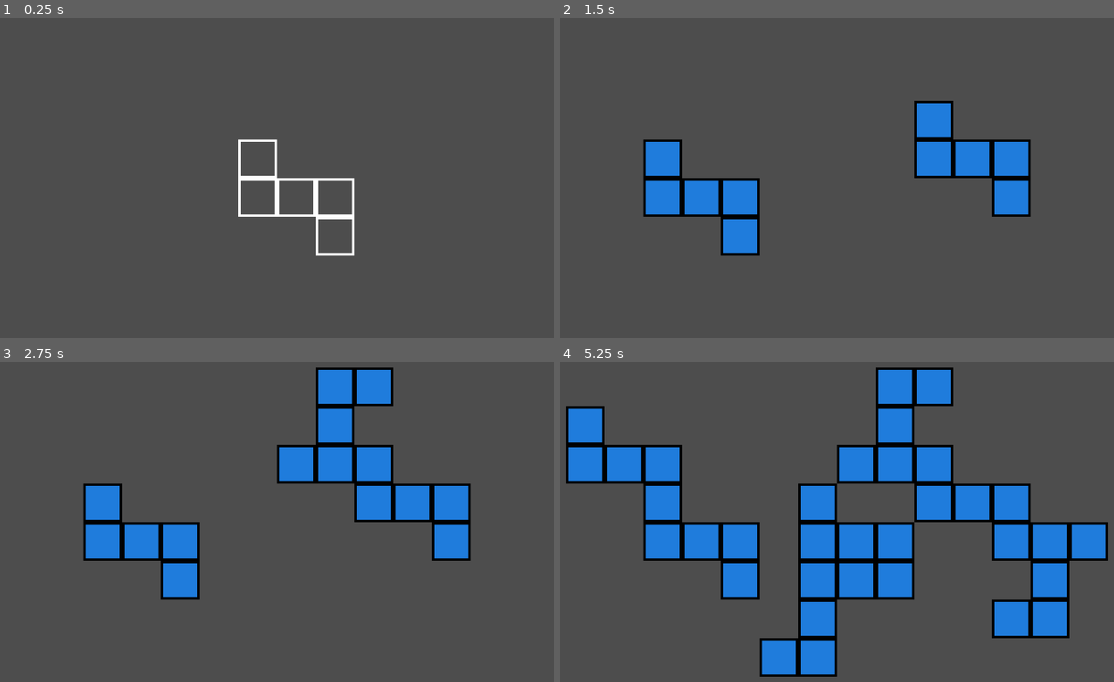
Above: before the commit, frames 1-4 (two rows, left to right).
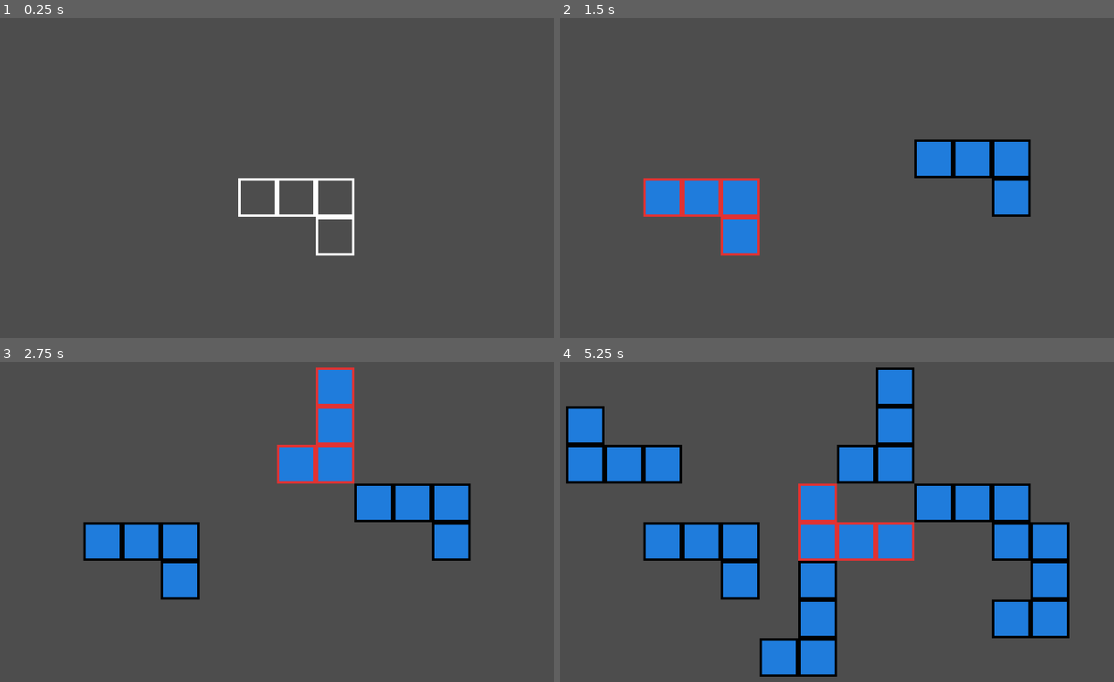
Above: after the commit, the same moments.

Repository: bthaus/Tea-Rex
Game: Godot game, scene res://game_board.tscn
The game is run twice, just before and just after one commit, with the same random seed, the same clock (stepped at 60 frames per second) and the same inputs. The project has no main scene, so this scene is started directly.
Inputs (mouse positions are in pixels of both pictures, inside the frame that each line leads up to):
- Up to frame 1 (0.25 s): no input
- Up to frame 2 (1.5 s): tap Enter at 0.5 s; move the mouse to (992, 162) at 0.52 s; click (992, 162) at 0.6 s; tap Space at 1.25 s; move the mouse to (698, 200) at 1.27 s; click (698, 200) at 1.35 s
- Up to frame 3 (2.75 s): tap Enter at 2 s; move the mouse to (349, 438) at 2.02 s; right-click (349, 438) at 2.1 s; click (349, 438) at 2.3 s
- Up to frame 4 (5.25 s): tap Space at 2.75, 4.25 s; move the mouse to (803, 602) at 2.77 s; click (803, 602) at 2.85 s; tap Enter at 3.5 s; move the mouse to (1047, 582) at 3.52 s; click (1047, 582) at 3.6 s; move the mouse to (626, 464) at 4.27 s; right-click (626, 464) at 4.35 s; click (626, 464) at 4.55 s; move the mouse to (870, 525) at 5.02 s; click (870, 525) at 5.1 s

The runs differ from the first frame. In frame 1, 0.2% of the frame differs, in the area x 42-51%, y 37-51%; in frame 2, 2.7%; in frame 3, 3.5%; in frame 4, 6.1%, in the area x 14-99%, y 1-75%.

Commit message:
feat: added placement restriction + preview

Diff:
--- a/game_board.gd
+++ b/game_board.gd
@@ -1,24 +1,30 @@
 extends Node2D
 
 
-var block = [Vector2(-1,0), Vector2(-1,-1), Vector2(0,0), Vector2(1,0), Vector2(1,1)]
+var block = [Vector2(-1,0), Vector2(0,0), Vector2(1,0), Vector2(1,1)]
 var board_width = 32
 var board_height = 32
 
-const SELECTION_LAYER = 0
-const BLOCK_LAYER = 1
+const SELECTION_LAYER = 1
+const BLOCK_LAYER = 0
+
+const LEGAL_PLACEMENT_TILE_ID = 0
+const ILLEGAL_PLACEMENT_TILE_ID = 1
+const BLUE_PIECE_TILE_ID = 2
+
 
 func _process(delta):
 	$Board.clear_layer(SELECTION_LAYER)
 	var board_pos = $Board.local_to_map(get_local_mouse_position())
-	_draw_block(block, board_pos, 0, SELECTION_LAYER)
-	print(block)
+
+	#Draw preview
+	var id = LEGAL_PLACEMENT_TILE_ID if _can_place_block(block, board_pos) else ILLEGAL_PLACEMENT_TILE_ID
+	_draw_block(block, board_pos, id, SELECTION_LAYER)
 
 func _input(event):
-	if Input.is_action_just_pressed("left_click"):
-		var board_pos = $Board.local_to_map(get_local_mouse_position())
-		_draw_block(block, board_pos, 1, BLOCK_LAYER)
-
+	var board_pos = $Board.local_to_map(get_local_mouse_position())
+	if Input.is_action_just_pressed("left_click") and _can_place_block(block, board_pos):
+		_draw_block(block, board_pos, BLUE_PIECE_TILE_ID, BLOCK_LAYER)
 	if Input.is_action_just_pressed("right_click"):
 		block = _rotate_block(block)
 
@@ -34,7 +40,13 @@
 		piece.y *= -1 #Vector has positive side upwards, exactly opposite of tilemap
 		piece = piece.rotated(deg_to_rad(-90)) #This method rotates counter-clockwise, so we need to add the sign
 		piece.y *= -1 #Convert back
-		piece.x = round(piece.x)
+		piece.x = round(piece.x) #Dont even ask me, i hate it
 		piece.y = round(piece.y)
 		block[i] = piece
 	return block
+
+func _can_place_block(block: PackedVector2Array, position: Vector2) -> bool:
+	for piece in block:
+		if $Board.get_cell_source_id(BLOCK_LAYER, Vector2(piece.x + position.x, piece.y + position.y)) != -1:
+			return false
+	return true
--- a/game_board.tscn
+++ b/game_board.tscn
@@ -1,11 +1,17 @@
-[gd_scene load_steps=7 format=3 uid="uid://c8n0am7jadxj7"]
+[gd_scene load_steps=9 format=3 uid="uid://c8n0am7jadxj7"]
 
 [ext_resource type="Texture2D" uid="uid://btdmwrbhy1uix" path="res://dummy_tile.png" id="1_kiqn4"]
 [ext_resource type="Script" path="res://game_board.gd" id="1_yp6tt"]
-[ext_resource type="Texture2D" uid="uid://b35oueuvdph8j" path="res://dummy_selection_tile.png" id="2_1fom0"]
+[ext_resource type="Texture2D" uid="uid://b35oueuvdph8j" path="res://dummy_tile_legal_placement.png" id="2_1fom0"]
+[ext_resource type="Texture2D" uid="uid://brnvg2faakwpa" path="res://dummy_tile_illegal_placement.png" id="3_wb0lt"]
 
 [sub_resource type="TileSetAtlasSource" id="TileSetAtlasSource_vgdp6"]
 texture = ExtResource("2_1fom0")
+texture_region_size = Vector2i(64, 64)
+0:0/0 = 0
+
+[sub_resource type="TileSetAtlasSource" id="TileSetAtlasSource_8dgb0"]
+texture = ExtResource("3_wb0lt")
 texture_region_size = Vector2i(64, 64)
 0:0/0 = 0
 
@@ -17,7 +23,8 @@
 [sub_resource type="TileSet" id="TileSet_u4oll"]
 tile_size = Vector2i(64, 64)
 sources/0 = SubResource("TileSetAtlasSource_vgdp6")
-sources/1 = SubResource("TileSetAtlasSource_qaixm")
+sources/2 = SubResource("TileSetAtlasSource_qaixm")
+sources/1 = SubResource("TileSetAtlasSource_8dgb0")
 
 [node name="GameBoard" type="Node2D"]
 script = ExtResource("1_yp6tt")
Binary file added: dummy_tile_illegal_placement.png
Renamed: dummy_selection_tile.png -> dummy_tile_legal_placement.png
